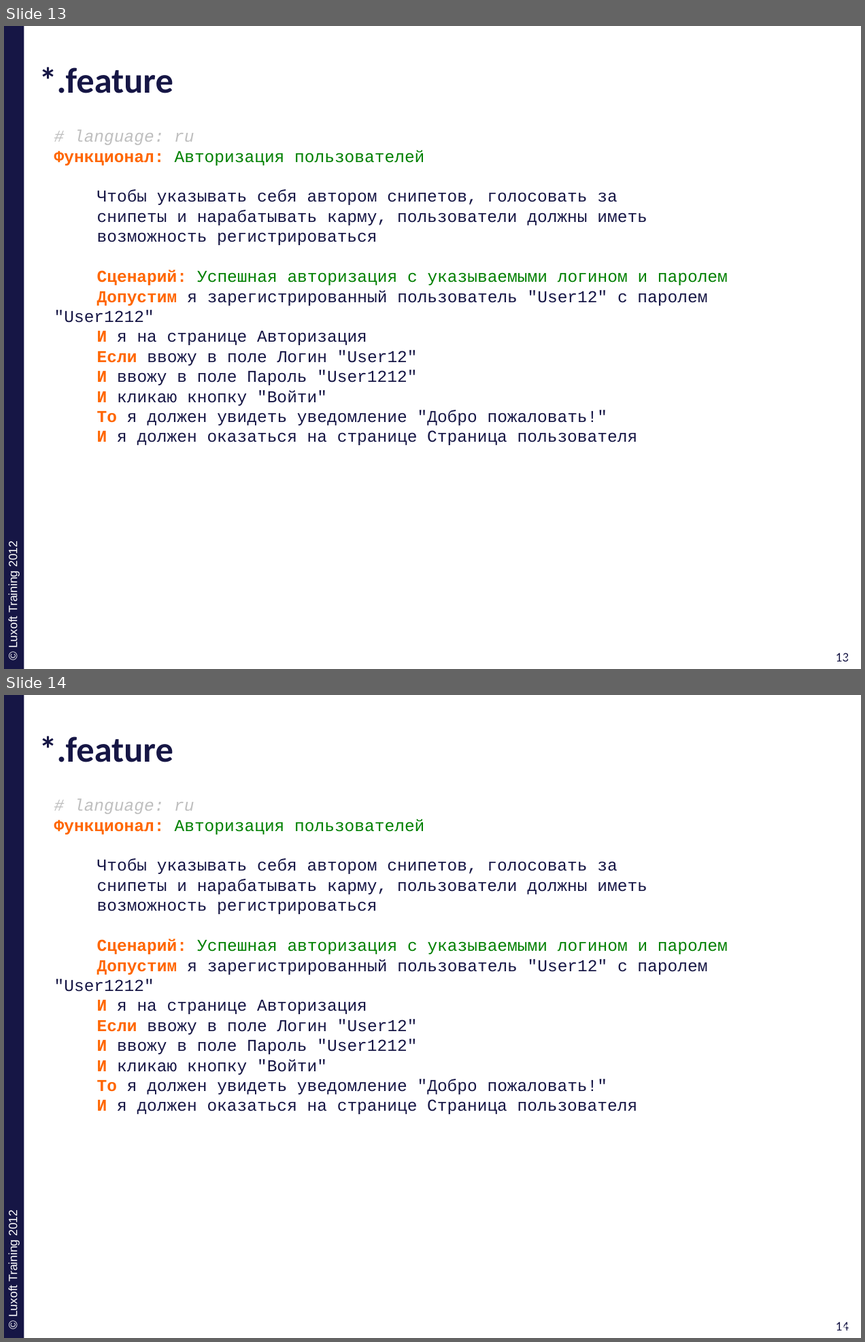
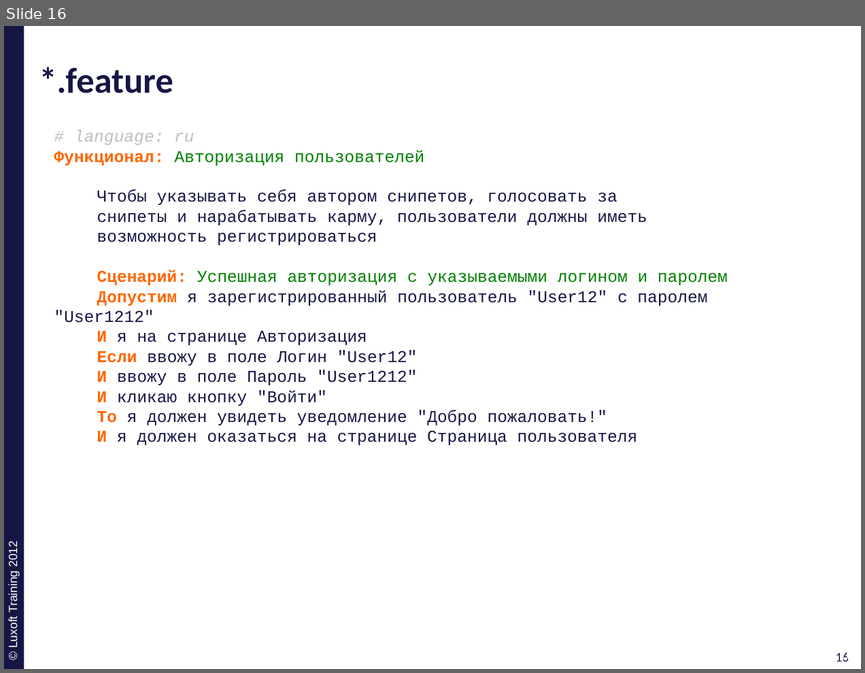
Before and after one commit to ivan-dyachenko/Trainings, a slide deck: Test Driven Development/materials/pptx/8. TDD-Acceptance-Testing.pptx. Shown one above the other, each under a label of ours: slides 13 and 14 before the commit, slide 16 after it. The pictures are 865x1342 and 865x673 pixels, drawn with LibreOffice and Linux fonts; fonts in the diff are those of the drawing; background and template pictures are left out. Boxes give left, top, right and bottom in pixels: in the first picture for what was removed or moved away, otherwise in the second. Text is boxed around its words. In the diff, an @@ line names an element or a change of style, - is before the commit and + after.

```diff
--- a/Test Driven Development/materials/pptx/8. TDD-Acceptance-Testing.pptx
+++ b/Test Driven Development/materials/pptx/8. TDD-Acceptance-Testing.pptx
@@ slide 14 removed at box(4, 695, 861, 1338), background #FFFFFF; not listed: 4 template elements that a slide beside it also shows @@
@@ title removed at box(39, 736, 173, 762) @@
-*.feature
@@ text removed at box(54, 798, 728, 1110) @@
-# language: ru
-Функционал: Авторизация пользователей
-Чтобы указывать себя автором снипетов, голосовать за
-снипеты и нарабатывать карму, пользователи должны иметь
-возможность регистрироваться
-Сценарий: Успешная авторизация с указываемыми логином и паролем
-Допустим я зарегистрированный пользователь "User12" с паролем "User1212"
-И я на странице Авторизация
-Если ввожу в поле Логин "User12"
-И ввожу в поле Пароль "User1212"
-И кликаю кнопку "Войти"
-То я должен увидеть уведомление "Добро пожаловать!"
-И я должен оказаться на странице Страница пользователя
@@ what was slide 13 is now slide 16 @@
@@ page number at box(836, 652, 849, 661): text changed @@
-13
+16
@@ page number at box(840, 652, 853, 661): text changed @@
-13
+16
```
Also in this commit, not shown: 2 slides changed, 10 slides added, 1 other file.
